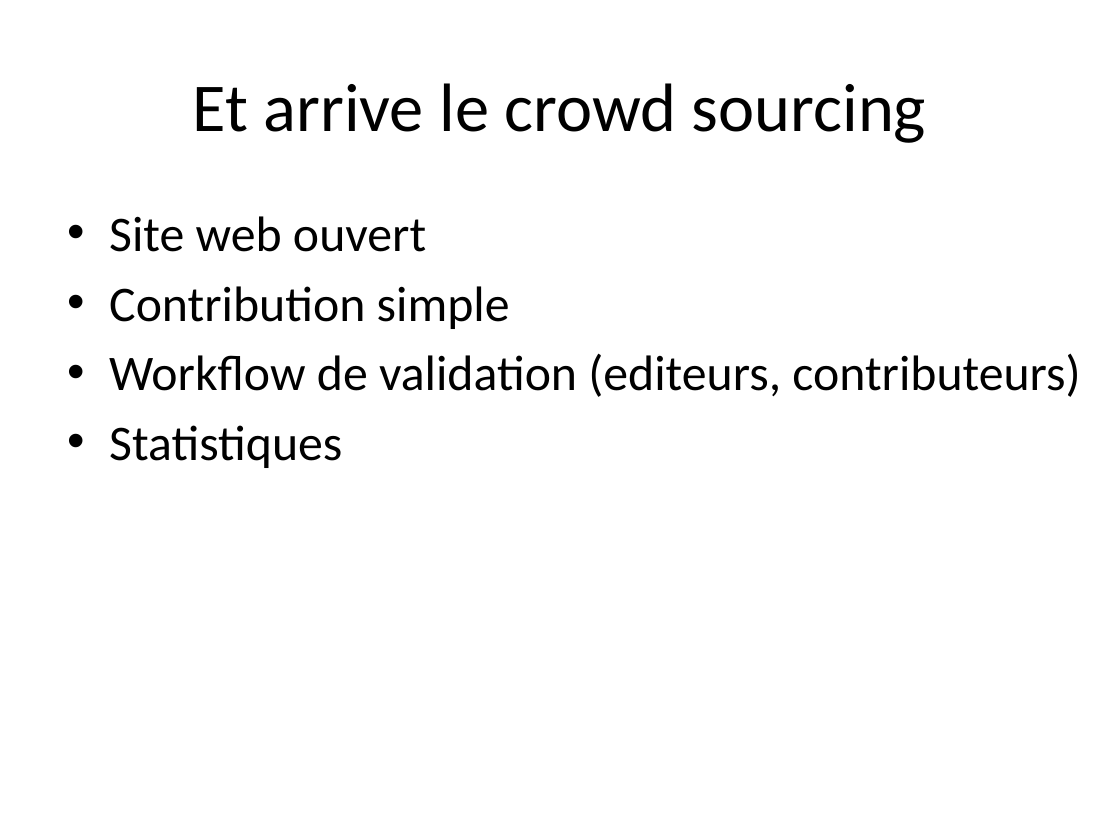
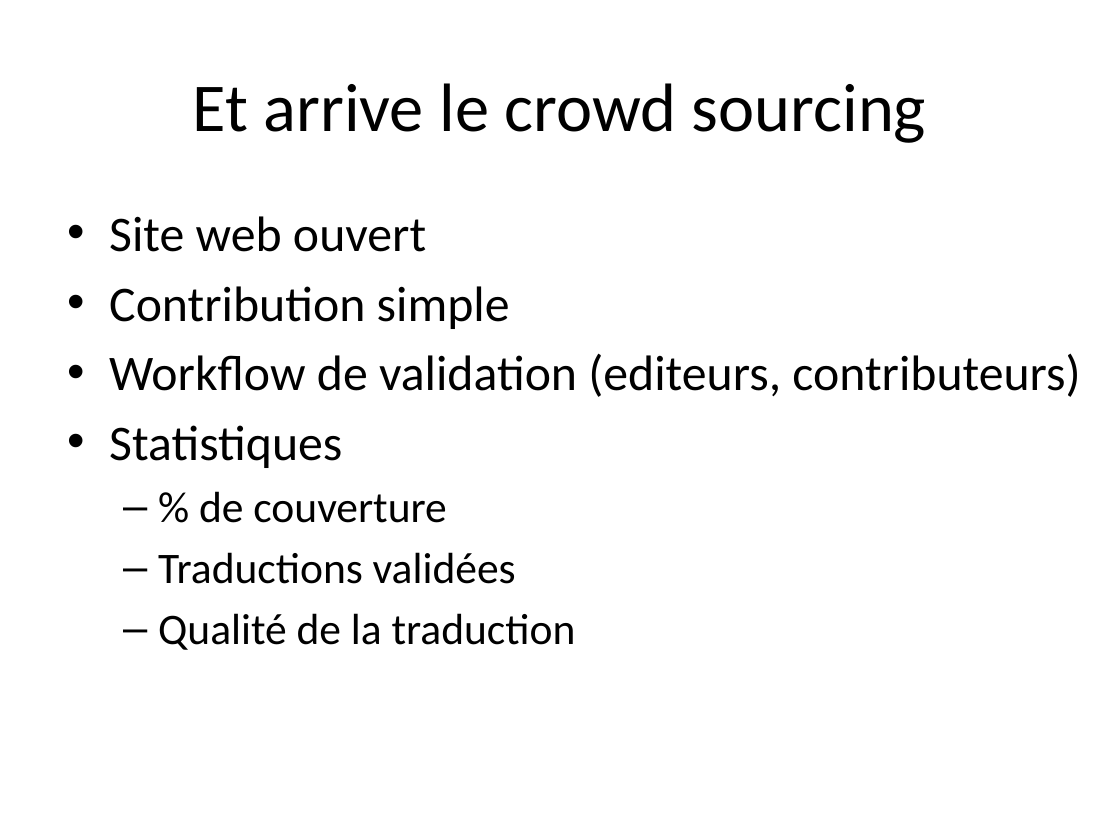
Before and after one commit to dbaeli/ez18n, a slide deck: slide 7 of ez18n-slides/ez18n_crowdsourcing.pptx (slide 6 before the commit). Drawn at 1120x840 pixels with LibreOffice and Linux fonts; fonts in the diff are those of the drawing; background and template pictures are left out. Boxes give left, top, right and bottom in pixels: in the first picture for what was removed or moved away, otherwise in the second. Text is boxed around its words. In the diff, an @@ line names an element or a change of style, - is before the commit and + after.

```diff
--- a/ez18n-slides/ez18n_crowdsourcing.pptx
+++ b/ez18n-slides/ez18n_crowdsourcing.pptx
@@ text at (158,491,576,650): paragraphs added @@
+  – % de couverture
+  – Traductions validées
+  – Qualité de la traduction
```
Also in this commit, not shown: 4 other slides changed, 4 slides added, 2 slides removed, 1 other file.
